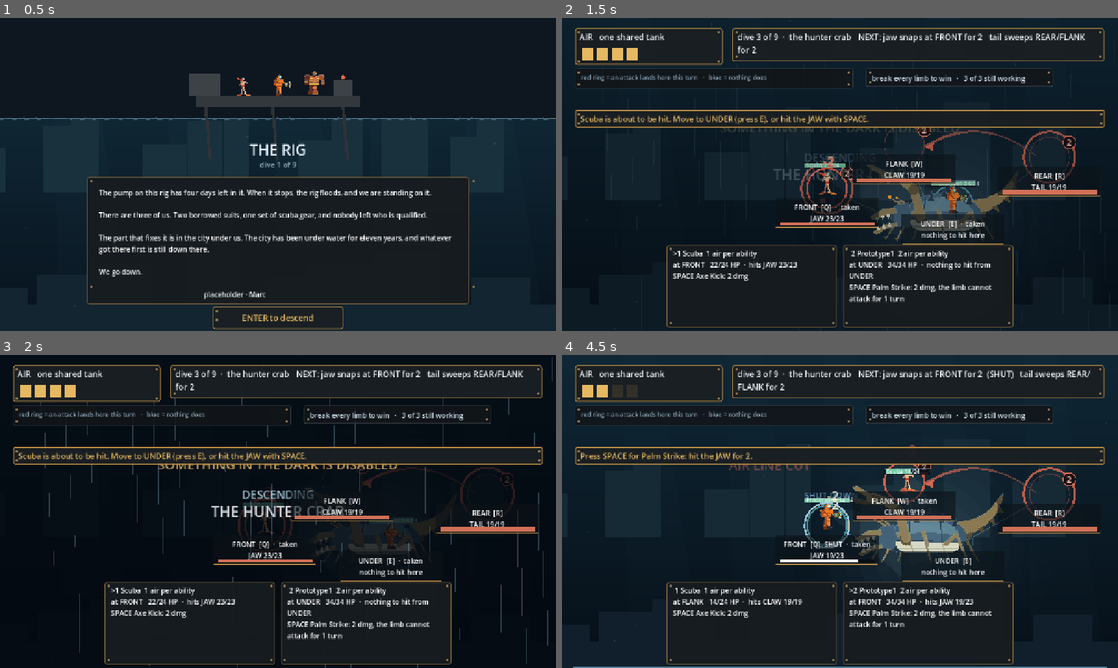
Above: before the commit, frames 1-4 (two rows, left to right).
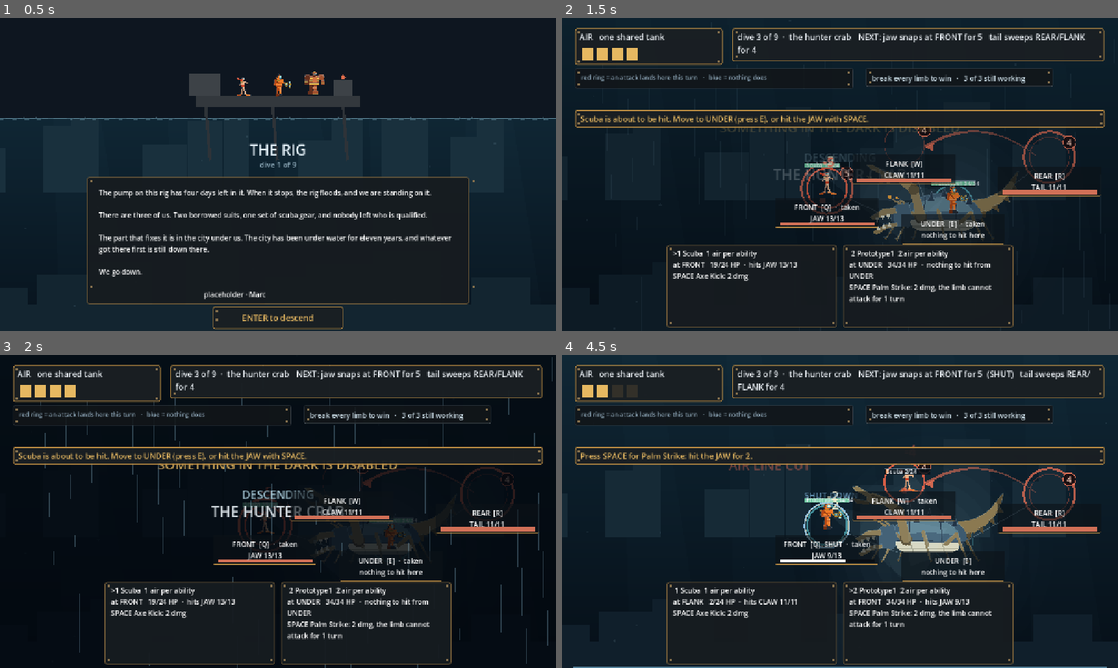
Above: after the commit, the same moments.

Repository: ImmortalDemonGod/salvage
Game: Godot game, scene res://game/main.tscn
Same seed, same stepped clock (60 frames per second), same inputs: the game is played once before the commit and once after it.
Inputs (mouse positions are in pixels of both pictures, inside the frame that each line leads up to):
- Up to frame 1 (0.5 s): no input
- Up to frame 2 (1.5 s): tap Enter at 0.5, 1.25 s; move the mouse to (962, 158) at 0.52 s; hold W 0.53-1.25 s; tap 1 at 0.6 s; click (962, 158) at 0.67 s; tap Space at 0.77 s; drag from (728, 190) to (812, 237) at 1.27 s
- Up to frame 3 (2 s): no input
- Up to frame 4 (4.5 s): tap Enter every 0.75 s from 2 to 4.25 s; move the mouse to (895, 442) at 2.02 s; hold W 2.03-2.75 s; tap 3 at 2.1 s; drag from (812, 574) to (673, 464) at 2.77 s; move the mouse to (1006, 558) at 3.52 s; tap Q at 3.6 s; tap Space at 3.77 s; drag from (673, 464) to (756, 433) at 4.27 s

Frame 1 is identical in both runs. In frame 2, 0.2% of the frame differs, in the area x 26-92%, y 4-80%; in frame 3, 0.1%; in frame 4, 0.5%.

Commit message:
fight one was thirty presses of the same key
"I'm just gonna keep clicking space until something else happens." He was
describing arithmetic, not impatience: 61 limb HP against a 2 damage
attack is about thirty presses before anything changes, and the crab hit
back for 2 against 24 HP, so ignoring it was correct and standing still
was the right play. That is a fight with one button and no decision in it.

Limbs cut from 23/19/19 to 13/11/11 and the jaw sharpened from 2 to 5,
the tail sweep from 2 to 4.

    greedy turns   9.0  ->  6.0
    whole run      110  ->  94 actions
    casual win     90.0% -> 71.0%, off the band edge it was sitting on

Shorter, and the threat now has enough teeth that moving off a red ring is
a real decision rather than a 1 air tax on nothing. It also moves the crab
off the top of the pinned band, where it had been sitting uncomfortably
since the abilities became earned.

Paid in content, as always: the band did not move.

Diff:
--- a/content/encounters.gd
+++ b/content/encounters.gd
@@ -33,7 +33,7 @@
 		"open_stations": [FRONT],
 		"starts": [FRONT],
 		"limbs": [{"name": "maw", "hp": 6, "station": FRONT}],
-		"attacks": [{"limb": 0, "stations": [FRONT], "dmg": 2, "name": "snaps at"}],
+		"attacks": [{"limb": 0, "stations": [FRONT], "dmg": 5, "name": "snaps at"}],
 	},
 	# Beat `fight1`. Three limbs, four stations, UNDER deliberately empty.
 	"crab": {
@@ -61,9 +61,9 @@
 			# swept after Proto5 became the efficient heavy (8 dmg for 3 Air)
 			# and the overdraft was cut. All three encounters land at limbs
 			# x1.45: crab 66.7% / 9.0 turns / 14.0 HP
-			{"name": "jaw", "hp": 23, "station": FRONT},
-			{"name": "claw", "hp": 19, "station": FLANK},
-			{"name": "tail", "hp": 19, "station": REAR},
+			{"name": "jaw", "hp": 13, "station": FRONT},
+			{"name": "claw", "hp": 11, "station": FLANK},
+			{"name": "tail", "hp": 11, "station": REAR},
 		],
 		# SPEC 2.6 verbatim: "the jaw only reaches FRONT, and the tail sweeps
 		# REAR and FLANK together. No conditions, no statuses, no special
@@ -73,8 +73,8 @@
 		# breaking EVERY limb, so it is a target either way, and its station
 		# is threatened by the tail so standing there still costs.
 		"attacks": [
-			{"limb": 0, "stations": [FRONT], "dmg": 2, "name": "snaps at"},
-			{"limb": 2, "stations": [REAR, FLANK], "dmg": 2, "name": "sweeps"},
+			{"limb": 0, "stations": [FRONT], "dmg": 5, "name": "snaps at"},
+			{"limb": 2, "stations": [REAR, FLANK], "dmg": 4, "name": "sweeps"},
 		],
 	},
 	# Beat `fight2`. A DIFFERENT anatomy, which is the question the whole
